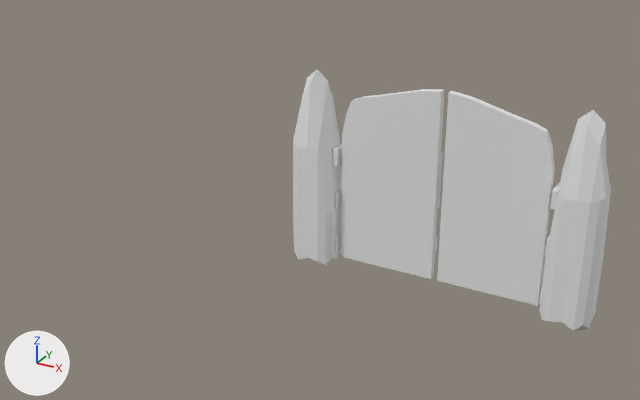
An edit to the FBX model Assets/models/doorasset.FBX, drawn before and after from the same camera.
Before and after are seen from a 50 mm lens placed at (30.0, -43.6, 23.5), pointed at (9.6, -6.6, 5.0). Arrows for +X, +Y and +Z are at lower left; the lights stay in place. Where no turn or scale is listed for an object, it has been applied to the vertices.
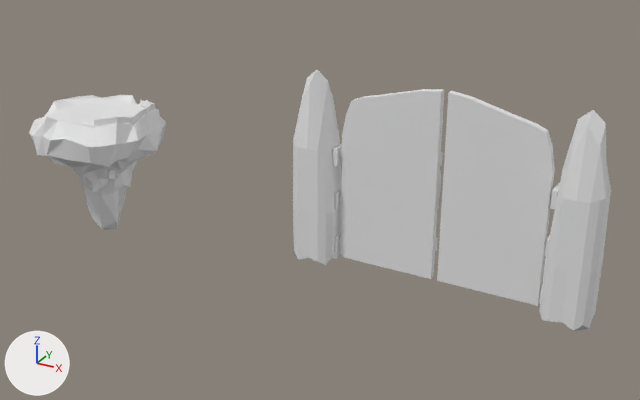
The newer file is also rescaled (x85.0), turned or shifted as a whole; pictures and numbers use the older file's frame.

Edits to the bpy script that builds the scene:
```text
Add me_mesh_015_1:
    me_mesh_015_1.from_pydata([(0.502, 0.117, 0.254), (0.723, 0.972, -0.008), (0.502, 0.075, -0.068), (0.72, 0.925, -0.316), (0.516, 0.121, 0.255), (0.737, 0.976, -0.007), (0.516, 0.079, -0.067), (0.734, 0.929, -0.316)], [], [(0, 1, 3, 2), (7, 5, 4, 6), (1, 0, 4, 5), (3, 1, 5, 7), (2, 3, 7, 6), (0, 2, 6, 4)])
Add me_mesh_007_1:
    me_mesh_007_1.from_pydata([(-0.595, -0.174, 0.017), (0.628, 0.187, 0.27), (-0.619, -0.164, -0.322), (0.595, 0.195, -0.062), (-0.591, -0.187, 0.018), (0.632, 0.174, 0.271), (-0.615, -0.178, -0.321), (0.599, 0.181, -0.061)], [], [(0, 1, 3, 2), (7, 5, 4, 6), (1, 0, 4, 5), (3, 1, 5, 7), (2, 3, 7, 6), (0, 2, 6, 4)])
Add me_mesh_1:
    me_mesh_1.from_pydata(...)  # 258 vertices, 512 faces; spans x -3.46..3.47, y -1.6..5.09, z 1.71..9.1
Add me_mesh_014_1:
    me_mesh_014_1.from_pydata([(0.689, 0.481, -0.016), (0.727, 1.163, 0.168), (0.686, 0.47, -0.318), (0.721, 1.126, -0.136), (0.703, 0.485, -0.016), (0.741, 1.167, 0.169), (0.699, 0.474, -0.317), (0.734, 1.13, -0.136)], [], [(0, 1, 3, 2), (7, 5, 4, 6), (1, 0, 4, 5), (3, 1, 5, 7), (2, 3, 7, 6), (0, 2, 6, 4)])
Add me_mesh_010_1:
    me_mesh_010_1.from_pydata([(1.74, 0.188, -0.044), (0.607, 0.401, -0.115), (1.78, 0.168, -0.349), (0.631, 0.381, -0.445), (1.744, 0.202, -0.044), (0.611, 0.415, -0.115), (1.784, 0.182, -0.349), (0.635, 0.395, -0.444)], [], [(0, 1, 3, 2), (7, 5, 4, 6), (1, 0, 4, 5), (3, 1, 5, 7), (2, 3, 7, 6), (0, 2, 6, 4)])
Add ob_plane008:
    ob_plane008 = bpy.data.objects.new('Plane008', me_mesh_015_1)
    ob_plane008.location = (-0.38, -10.86, 8.97)
Add ob_plane001:
    ob_plane001 = bpy.data.objects.new('Plane001', me_mesh_007_1)
    ob_plane001.location = (-0.47, -10.98, 8.96)
Add ob_island:
    ob_island = bpy.data.objects.new('Island', me_mesh_1)
    ob_island.location = (-2.46, -11.24, 0.0)
Add ob_plane007:
    ob_plane007 = bpy.data.objects.new('Plane007', me_mesh_014_1)
    ob_plane007.location = (-0.34, -10.39, 8.97)
Add ob_plane005:
    ob_plane005 = bpy.data.objects.new('Plane005', me_mesh_010_1)
    ob_plane005.location = (-1.83, -7.7, 9.07)
```

Boxes (x1, y1, x2, y2) around the edits, measured in the pictures (640 x 400 px):
'Island', added
    after: (29, 95, 166, 230)
'Plane001', added
    after: (94, 117, 117, 126)
'Plane008', added
    after: (117, 117, 132, 124)
'Plane005', added
    after: (141, 100, 154, 107)
'Plane007', added
    after: (132, 111, 141, 122)
